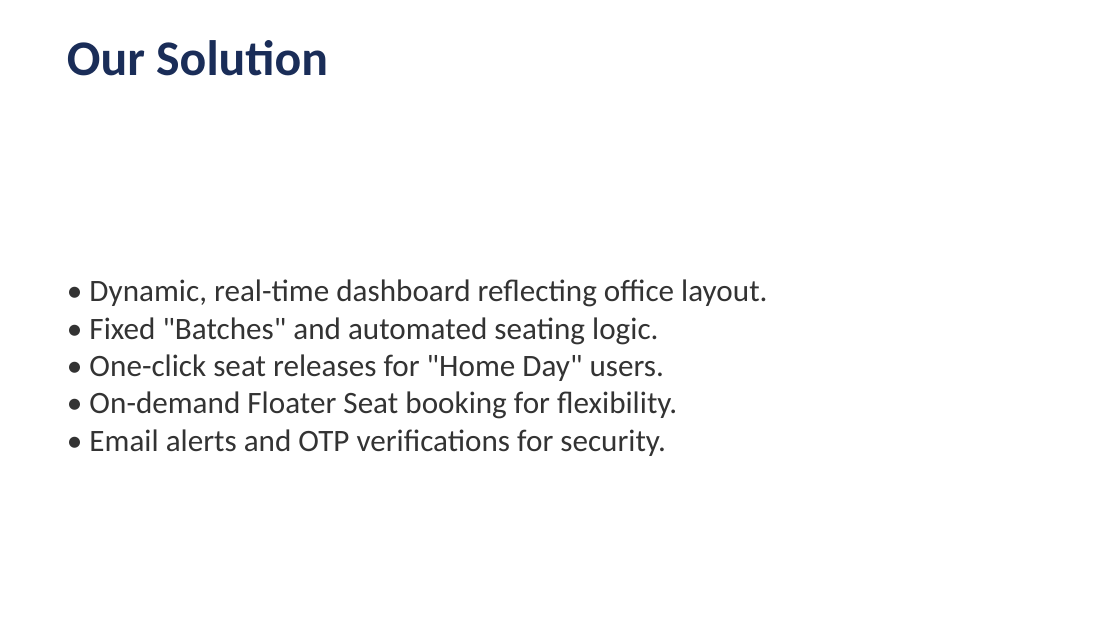
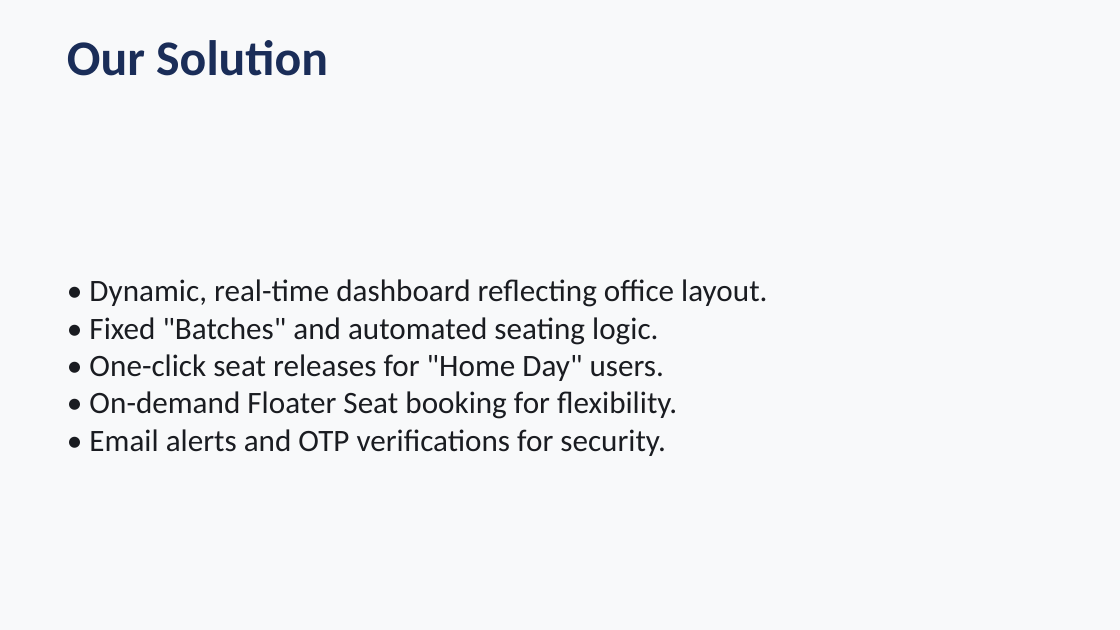
Before and after one commit to AyushAgrawal2004/SeatManagementSystem, a slide deck: slide 3 of SeatManagementSystem_Presentation.pptx. Drawn at 1120x630 pixels with LibreOffice and Linux fonts; fonts in the diff are those of the drawing. Boxes give left, top, right and bottom in pixels: in the first picture for what was removed or moved away, otherwise in the second. Text is boxed around its words. In the diff, an @@ line names an element or a change of style, - is before the commit and + after.

Commit message:
docs: use consistent light background across all presentation slides

```diff
--- a/SeatManagementSystem_Presentation.pptx
+++ b/SeatManagementSystem_Presentation.pptx
@@ background #FFFFFF to #F8F9FA @@
@@ text "• Dynamic, real-time dashboard reflecting ..." at <box>89,279,767,456</box>: text colour #333333 to #1A1C21 @@
```
Also in this commit, not shown: 5 other slides changed.
